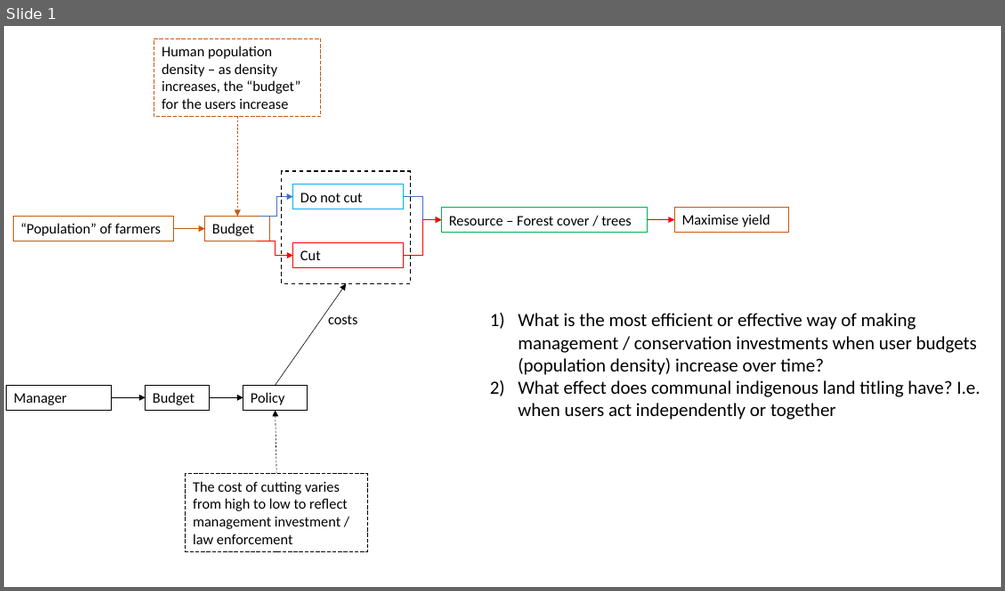
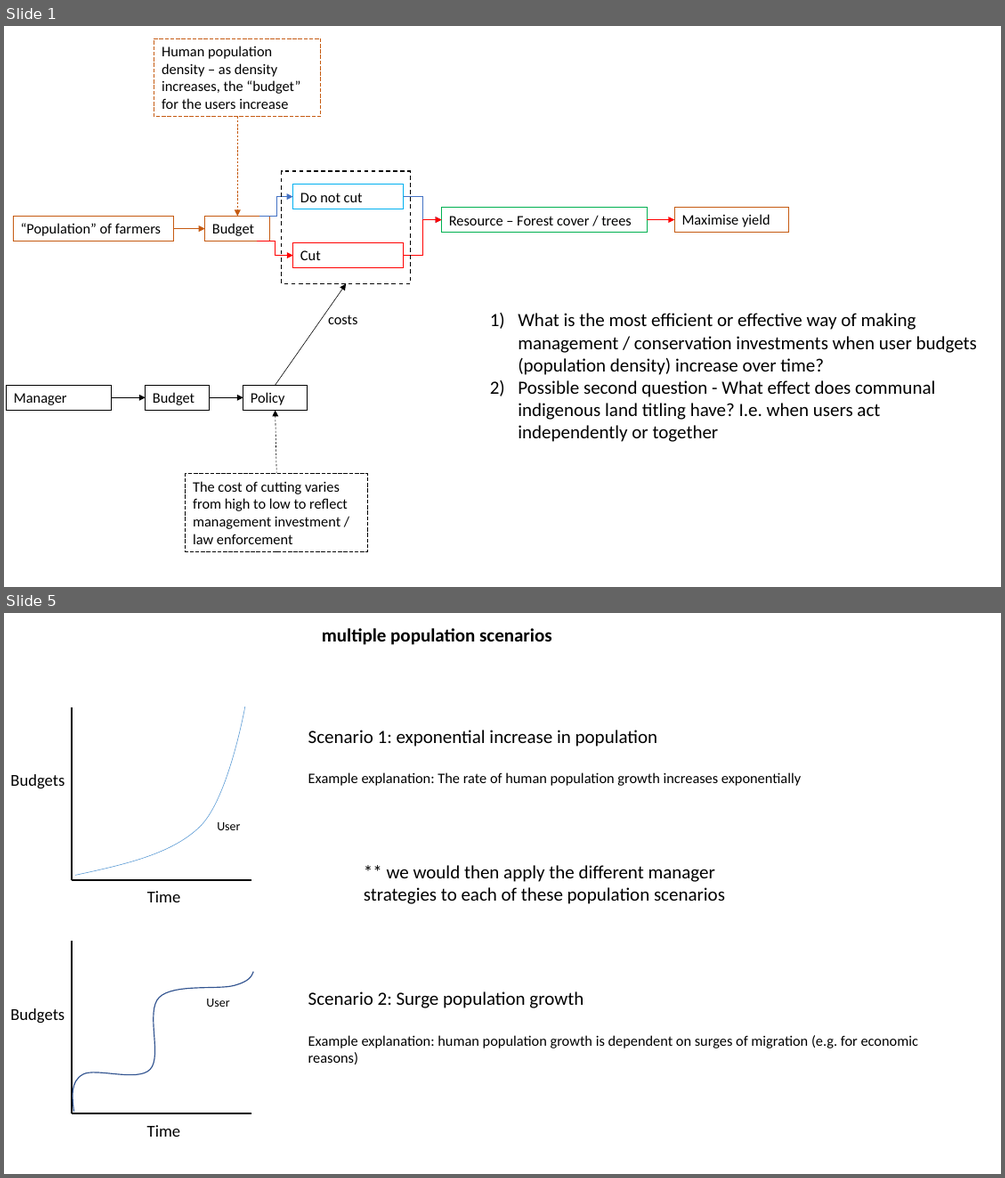
Before and after one commit to mattnuttall00/PhD_Chapter4, a slide deck: Investment_details.pptx. Shown one above the other, each under a label of ours: slide 1 before the commit, slides 1 and 5 after it; the slides between them are not shown. The pictures are 1005x591 and 1005x1178 pixels, drawn with LibreOffice and Linux fonts; fonts in the diff are those of the drawing. Boxes give left, top, right and bottom in pixels: in the first picture for what was removed or moved away, otherwise in the second. Text is boxed around its words. In the diff, an @@ line names an element or a change of style, - is before the commit and + after.

```diff
--- a/Investment_details.pptx
+++ b/Investment_details.pptx
@@ slide 5 added at [4,613,1001,1174], background #FFFFFF @@
@@ text added at [322,628,552,645], 18 pt, text #000000, bold @@
+multiple population scenarios
@@ line added from (72, 707) to (72, 880), #000000 1.5 pt @@
@@ freeform shape added at [75,706,245,875], outline #5B9BD5 0.5 pt @@
@@ text added at [308,730,801,786], 14 pt, text #000000 @@
+Scenario 1: exponential increase in population
+Example explanation: The rate of human population growth increases exponentially
@@ text added at [10,774,65,789], 16 pt, text #000000 @@
+Budgets
@@ text added at [217,822,240,830], 12 pt, text #000000 @@
+User
@@ text added at [364,865,725,904], 18 pt, text #000000 @@
+** we would then apply the different manager strategies to each of these population scenarios
@@ line added from (251, 880) to (72, 880), #000000 1.5 pt @@
@@ text added at [147,891,180,902], 16 pt, text #000000 @@
+Time
@@ line added from (72, 941) to (72, 1113), #000000 1.5 pt @@
@@ freeform shape added at [73,971,254,1111], outline #325491 1 pt @@
@@ text added at [10,1008,65,1022], 16 pt, text #000000 @@
+Budgets
@@ text added at [206,998,229,1006], 12 pt, text #000000 @@
+User
@@ text added at [308,991,918,1064], 14 pt, text #000000 @@
+Scenario 2: Surge population growth
+Example explanation: human population growth is dependent on surges of migration (e.g. for economic reasons)
@@ line added from (251, 1113) to (72, 1113), #000000 1.5 pt @@
@@ text added at [147,1125,180,1136], 16 pt, text #000000 @@
+Time
@@ slide 1 changed as well @@
@@ text at [518,380,935,442]: text changed @@
-2) What effect does communal indigenous land titling have? I.e. when users act independently or together
+2) Possible second question - What effect does communal indigenous land titling have? I.e. when users act independently or together
```
Also in this commit, not shown: 4 other slides added, 1 slide removed, 1 other file.
